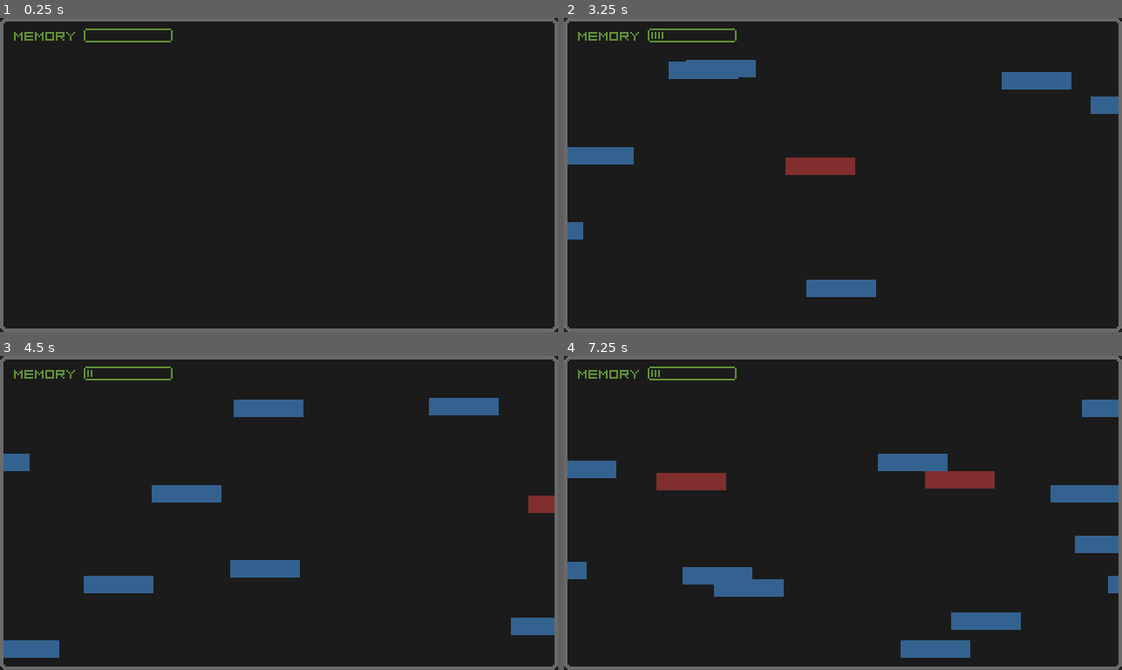
Above: before the commit, frames 1-4 (two rows, left to right).
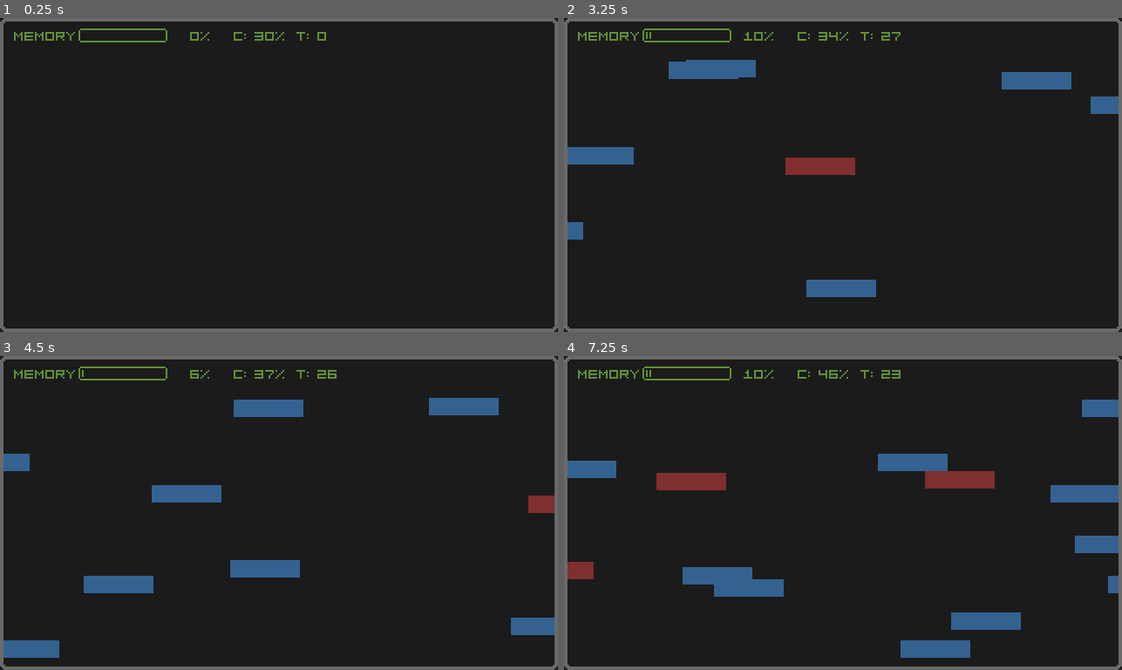
Above: after the commit, the same moments.

Repository: daniboygg/ludumdare-58
Game: Godot game, scene res://main.tscn
Two runs of this game, one before a commit and one after it. Both use one fixed random seed, a clock stepped at 60 frames per second and the inputs below.
Inputs (mouse positions are in pixels of both pictures, inside the frame that each line leads up to):
- Up to frame 1 (0.25 s): no input
- Up to frame 2 (3.25 s): tap Enter at 0.5 s; move the mouse to (965, 159) at 0.52 s; click (965, 159) at 0.67 s; move the mouse to (731, 190) at 1.27 s; click (731, 190) at 1.42 s; move the mouse to (898, 105) at 2.02 s; click (898, 105) at 2.17 s; move the mouse to (815, 237) at 2.77 s; click (815, 237) at 2.92 s
- Up to frame 3 (4.5 s): move the mouse to (446, 560) at 3.52 s; click (446, 560) at 3.67 s; move the mouse to (111, 465) at 4.27 s; click (111, 465) at 4.42 s
- Up to frame 4 (7.25 s): move the mouse to (870, 513) at 5.02 s; click (870, 513) at 5.17 s; move the mouse to (759, 434) at 5.77 s; click (759, 434) at 5.92 s; move the mouse to (965, 497) at 6.52 s; click (965, 497) at 6.67 s

The runs differ from the first frame. In frame 1, 0.2% of the frame differs, in the area x 14-59%, y 3-8%; in frame 2, 0.3%; in frame 3, 0.3%; in frame 4, 0.6%, in the area x 0-61%, y 3-72%.

Commit message:
Increase difficulty with curve and improve visuals

Diff:
--- a/globals.gd
+++ b/globals.gd
@@ -8,12 +8,15 @@
 var memory := 0
 var rage := 0
 
+var corrupt_probability := 0.0
+var time_left := 0.0
+
 
 func increase_memory(amount: int = 5):
-	memory += amount
+	memory = min(100, memory + amount)
 	memory_increased.emit()
 
 
 func decrease_memory(amount: int = 5):
-	memory -= amount
+	memory = max(0, memory - amount)
 	memory_increased.emit()
--- a/level.gd
+++ b/level.gd
@@ -1,13 +1,20 @@
 extends Node2D
 
+@export var curve: Curve
+
 @onready var timer: Timer = $Timer
+@onready var difficulty_checker_timer: Timer = $DifficultyCheckerTimer
+@onready var level_timer: Timer = $LevelTimer
 
 const MEMORY := preload("uid://d36yllicrg8s1")
+const TOP_MARGIN := 20
+const START_BAD_PROBABILITY := 0.3
+var corrupt_probability := START_BAD_PROBABILITY
 
 func _ready() -> void:
-	pass
+	Globals.corrupt_probability = START_BAD_PROBABILITY
 
-const TOP_MARGIN := 20
+
 func create_memory_bar():
 	var instance: Memory = MEMORY.instantiate()
 	var start := Vector2(
@@ -15,8 +22,8 @@
 		randi_range(TOP_MARGIN, Globals.HEIGHT - instance.height),
 	)
 	instance.start_on_position(start)
-	var bad_probability = randf()
-	if bad_probability < 0.3:
+	var probability := randf()
+	if probability < corrupt_probability:
 		instance.make_corrupt()
 		instance.speed = randf_range(100, 175)
 	else:
@@ -29,18 +36,30 @@
 
 func _on_left_scene(memory: Memory):
 	if memory.is_corrupt:
-		Globals.increase_memory(20)
+		Globals.increase_memory(10)
 	else:
-		Globals.decrease_memory(5)
+		Globals.decrease_memory(2)
 	memory.queue_free()
 
 
 func _on_killed(memory: Memory):
-	if memory.is_corrupt:
-		memory.queue_free()
+	pass
 
 
 func _on_timer_timeout() -> void:
 	create_memory_bar()
 	timer.wait_time = randf_range(0.2, 0.5)
 	timer.start()
+
+
+func _on_difficulty_timer_timeout() -> void:
+	corrupt_probability = calculate_corruption_probability()
+	Globals.corrupt_probability = corrupt_probability
+	difficulty_checker_timer.start()
+
+
+func calculate_corruption_probability() -> float:
+	Globals.time_left = level_timer.time_left
+	var x := (level_timer.wait_time - level_timer.time_left) / level_timer.wait_time
+	assert(curve != null, "You must define a curve")
+	return curve.sample(x)
--- a/main.tscn
+++ b/main.tscn
@@ -1,10 +1,15 @@
-[gd_scene load_steps=10 format=3 uid="uid://cqow47bch5ocs"]
+[gd_scene load_steps=11 format=3 uid="uid://cqow47bch5ocs"]
 
 [ext_resource type="Script" uid="uid://bu37n0pnsp6si" path="res://level.gd" id="1_0xm2m"]
 [ext_resource type="Theme" uid="uid://dnroccymnpymn" path="res://theme.tres" id="2_0xm2m"]
 [ext_resource type="Script" uid="uid://8hh3nlsd4n3i" path="res://ui.gd" id="3_1bvp3"]
 [ext_resource type="Texture2D" uid="uid://s8vd8oc3ttax" path="res://ui/progress_bar.png" id="3_h2yge"]
 [ext_resource type="Texture2D" uid="uid://bw1ykn3dk57ci" path="res://ui/border.png" id="4_lquwl"]
+
+[sub_resource type="Curve" id="Curve_lquwl"]
+_limits = [0.3, 0.8344339, 0.0, 1.0]
+_data = [Vector2(0, 0.3), 0.0, 0.13170825, 0, 0, Vector2(0.33910036, 0.5047654), 0.0, 0.0, 0, 0, Vector2(0.68858135, 0.6769803), 1.599754, 1.599754, 0, 0, Vector2(1, 0.8), -0.27642775, 0.0, 0, 0]
+point_count = 4
 
 [sub_resource type="Theme" id="Theme_0xm2m"]
 MarginContainer/constants/margin_bottom = 5
@@ -34,11 +39,22 @@
 grow_vertical = 2
 color = Color(0.105882354, 0.105882354, 0.105882354, 1)
 
-[node name="Level" type="Node2D" parent="."]
+[node name="LevelManager" type="Node2D" parent="."]
+
+[node name="Level" type="Node2D" parent="LevelManager"]
 script = ExtResource("1_0xm2m")
+curve = SubResource("Curve_lquwl")
 
-[node name="Timer" type="Timer" parent="Level"]
+[node name="Timer" type="Timer" parent="LevelManager/Level"]
 wait_time = 0.5
+autostart = true
+
+[node name="DifficultyCheckerTimer" type="Timer" parent="LevelManager/Level"]
+autostart = true
+
+[node name="LevelTimer" type="Timer" parent="LevelManager/Level"]
+wait_time = 30.0
+one_shot = true
 autostart = true
 
 [node name="UI" type="Control" parent="."]
@@ -81,6 +97,7 @@
 
 [node name="HBoxContainer" type="HBoxContainer" parent="UI/MarginContainer/VBoxContainer"]
 layout_mode = 2
+theme_override_constants/separation = 1
 
 [node name="Label" type="Label" parent="UI/MarginContainer/VBoxContainer/HBoxContainer"]
 layout_mode = 2
@@ -98,4 +115,12 @@
 texture_over = SubResource("AtlasTexture_lquwl")
 texture_progress = SubResource("AtlasTexture_7mycd")
 
-[connection signal="timeout" from="Level/Timer" to="Level" method="_on_timer_timeout"]
+[node name="Percentage" type="Label" parent="UI/MarginContainer/VBoxContainer/HBoxContainer"]
+unique_name_in_owner = true
+layout_mode = 2
+
+[node name="Label2" type="Label" parent="UI/MarginContainer/VBoxContainer/HBoxContainer"]
+layout_mode = 2
+
+[connection signal="timeout" from="LevelManager/Level/Timer" to="LevelManager/Level" method="_on_timer_timeout"]
+[connection signal="timeout" from="LevelManager/Level/DifficultyCheckerTimer" to="LevelManager/Level" method="_on_difficulty_timer_timeout"]
--- a/memory.gd
+++ b/memory.gd
@@ -3,7 +3,8 @@
 signal left_scene(Memory)
 signal killed(Memory)
 
-@onready var color_rect: ColorRect = $ColorRect
+@onready var animation_player: AnimationPlayer = $AnimationPlayer
+@onready var color_rect: ColorRect = $Node2D/ColorRect
 @onready var area_2d: Area2D = $Area2D
 @onready var collision_shape_2d: CollisionShape2D = $Area2D/CollisionShape2D
 
@@ -19,6 +20,7 @@
 var width := 40
 var speed := 20.0
 var is_corrupt := false
+var is_killed := false
 
 
 func _ready():
@@ -30,17 +32,32 @@
 func _process(delta: float) -> void:
 	position.x = position.x + speed * delta
 
-	var mouse_position := get_viewport().get_mouse_position()
-	var rect := Rect2(position, collision_shape_2d.shape.get_rect().size)
-	if rect.has_point(mouse_position):
+	if is_killed:
+		return
+
+	if is_mouse_over_me():
 		color_rect.color = color_highlight
-		if Input.is_mouse_button_pressed(MouseButton.MOUSE_BUTTON_LEFT):
-			killed.emit(self)
 	else:
 		color_rect.color = color_base
 
 	if position.x > Globals.WIDTH:
 		left_scene.emit(self)
+
+
+func _input(event: InputEvent) -> void:
+	if not event is InputEventMouseButton or is_killed:
+		return
+
+	if event.is_released() and is_mouse_over_me() and is_corrupt:
+		is_killed = true
+		animation_player.play("killed")
+		killed.emit(self)
+
+
+func is_mouse_over_me() -> bool:
+	var mouse_position := get_viewport().get_mouse_position()
+	var rect := Rect2(position, collision_shape_2d.shape.get_rect().size)
+	return rect.has_point(mouse_position)
 
 
 func start_on_position(new_position: Vector2):
--- a/memory.tscn
+++ b/memory.tscn
@@ -1,6 +1,91 @@
-[gd_scene load_steps=3 format=3 uid="uid://d36yllicrg8s1"]
+[gd_scene load_steps=6 format=3 uid="uid://d36yllicrg8s1"]
 
 [ext_resource type="Script" uid="uid://cvbw1t5ulpmbs" path="res://memory.gd" id="1_kh0cx"]
+
+[sub_resource type="Animation" id="Animation_fx0hl"]
+length = 0.001
+tracks/0/type = "value"
+tracks/0/imported = false
+tracks/0/enabled = true
+tracks/0/path = NodePath("Node2D:position")
+tracks/0/interp = 2
+tracks/0/loop_wrap = true
+tracks/0/keys = {
+"times": PackedFloat32Array(0.0009999999),
+"transitions": PackedFloat32Array(1),
+"update": 0,
+"values": [Vector2(0, 0)]
+}
+tracks/1/type = "value"
+tracks/1/imported = false
+tracks/1/enabled = true
+tracks/1/path = NodePath("Node2D:rotation")
+tracks/1/interp = 1
+tracks/1/loop_wrap = true
+tracks/1/keys = {
+"times": PackedFloat32Array(0),
+"transitions": PackedFloat32Array(1),
+"update": 0,
+"values": [0.0]
+}
+tracks/2/type = "value"
+tracks/2/imported = false
+tracks/2/enabled = true
+tracks/2/path = NodePath("Node2D/ColorRect:modulate")
+tracks/2/interp = 1
+tracks/2/loop_wrap = true
+tracks/2/keys = {
+"times": PackedFloat32Array(0),
+"transitions": PackedFloat32Array(1),
+"update": 0,
+"values": [Color(1, 1, 1, 1)]
+}
+
+[sub_resource type="Animation" id="Animation_kh0cx"]
+resource_name = "killed"
+step = 0.1
+tracks/0/type = "value"
+tracks/0/imported = false
+tracks/0/enabled = true
+tracks/0/path = NodePath("Node2D:position")
+tracks/0/interp = 2
+tracks/0/loop_wrap = true
+tracks/0/keys = {
+"times": PackedFloat32Array(0, 0.2014538, 1),
+"transitions": PackedFloat32Array(1, 1.464086, 1),
+"update": 0,
+"values": [Vector2(0, 0), Vector2(0, -20), Vector2(0, 500)]
+}
+tracks/1/type = "value"
+tracks/1/imported = false
+tracks/1/enabled = true
+tracks/1/path = NodePath("Node2D:rotation")
+tracks/1/interp = 2
+tracks/1/loop_wrap = true
+tracks/1/keys = {
+"times": PackedFloat32Array(0, 0.20225963, 0.99518186),
+"transitions": PackedFloat32Array(1, 1.866066, 1),
+"update": 0,
+"values": [0.0, -0.20769419, 0.0]
+}
+tracks/2/type = "value"
+tracks/2/imported = false
+tracks/2/enabled = true
+tracks/2/path = NodePath("Node2D/ColorRect:modulate")
+tracks/2/interp = 2
+tracks/2/loop_wrap = true
+tracks/2/keys = {
+"times": PackedFloat32Array(0, 1),
+"transitions": PackedFloat32Array(1, 1.681793),
+"update": 0,
+"values": [Color(1, 1, 1, 1), Color(1, 1, 1, 0)]
+}
+
+[sub_resource type="AnimationLibrary" id="AnimationLibrary_i0w3r"]
+_data = {
+&"RESET": SubResource("Animation_fx0hl"),
+&"killed": SubResource("Animation_kh0cx")
+}
 
 [sub_resource type="RectangleShape2D" id="RectangleShape2D_0xm2m"]
 size = Vector2(40, 10)
@@ -8,13 +93,21 @@
 [node name="Memory" type="Node2D"]
 script = ExtResource("1_kh0cx")
 
-[node name="ColorRect" type="ColorRect" parent="."]
-offset_right = 40.0
-offset_bottom = 10.0
-color = Color(0.1764706, 0.36862746, 0.5686275, 1)
+[node name="AnimationPlayer" type="AnimationPlayer" parent="."]
+libraries = {
+&"": SubResource("AnimationLibrary_i0w3r")
+}
 
 [node name="Area2D" type="Area2D" parent="."]
 
 [node name="CollisionShape2D" type="CollisionShape2D" parent="Area2D"]
+visible = false
 position = Vector2(20, 5)
 shape = SubResource("RectangleShape2D_0xm2m")
+
+[node name="Node2D" type="Node2D" parent="."]
+
+[node name="ColorRect" type="ColorRect" parent="Node2D"]
+offset_right = 40.0
+offset_bottom = 10.0
+color = Color(0.1764706, 0.36862746, 0.5686275, 1)
--- a/project.godot
+++ b/project.godot
@@ -26,6 +26,8 @@
 window/size/window_width_override=1280
 window/size/window_height_override=720
 window/stretch/mode="viewport"
+mouse_cursor/custom_image="uid://cd6ovb114cky1"
+mouse_cursor/custom_image_hotspot=Vector2(34, 34)
 
 [rendering]
 
--- a/ui.gd
+++ b/ui.gd
@@ -1,11 +1,19 @@
 extends Control
 
 @onready var texture_progress_bar: TextureProgressBar = %TextureProgressBar
+@onready var label_2: Label = $MarginContainer/VBoxContainer/HBoxContainer/Label2
+@onready var percentage: Label = %Percentage
 
 
 func _ready() -> void:
 	Globals.memory_increased.connect(_on_memory_increased)
 
 
+func _process(_delta: float) -> void:
+	percentage.text = "%3d%%" % [Globals.memory]
+	if OS.is_debug_build():
+		label_2.text = "  c:%d%% t:%.0f" % [Globals.corrupt_probability*100, Globals.time_left]
+
+
 func _on_memory_increased():
 	texture_progress_bar.value = Globals.memory
Binary file added: art/cursor.aseprite
Binary file added: ui/cursor.png
Not shown, added: ui/cursor.png.import
